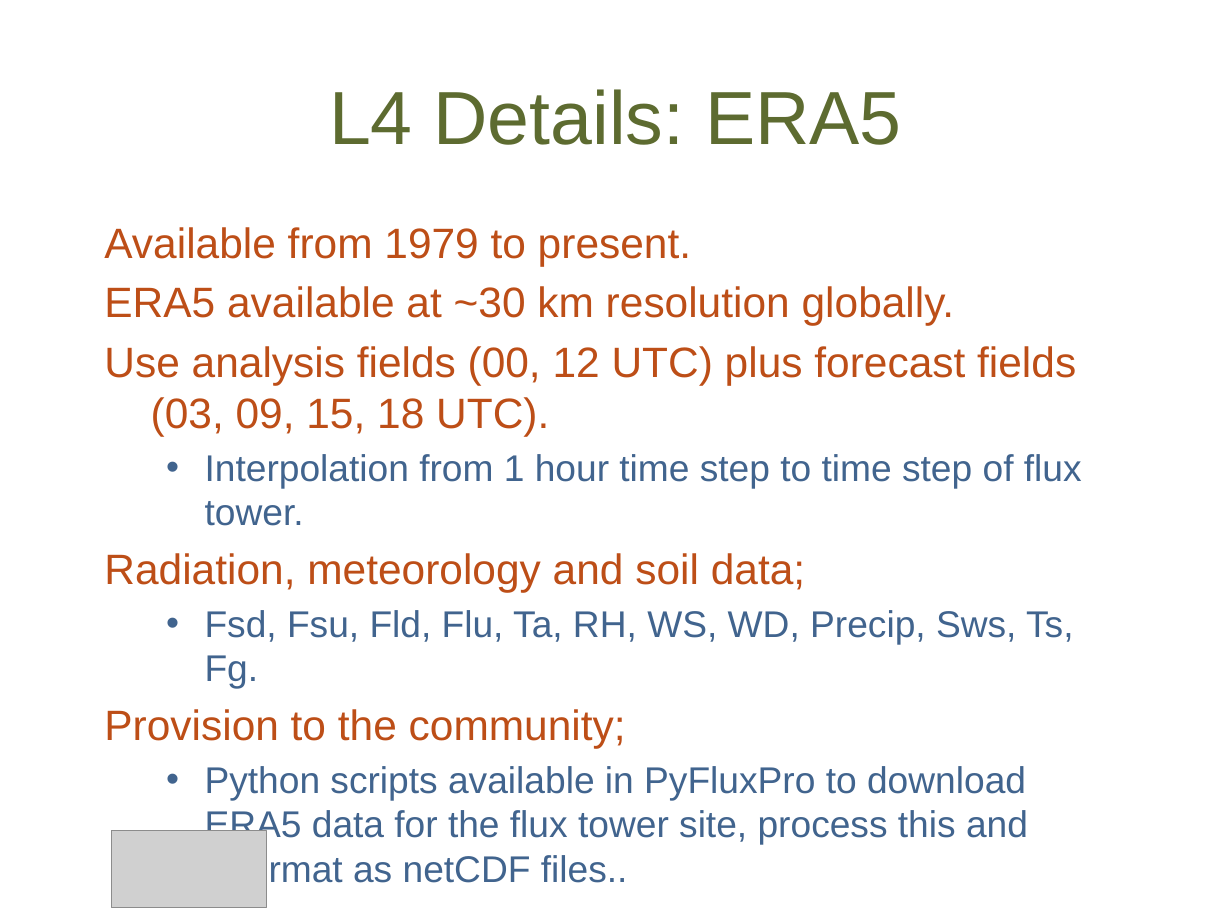
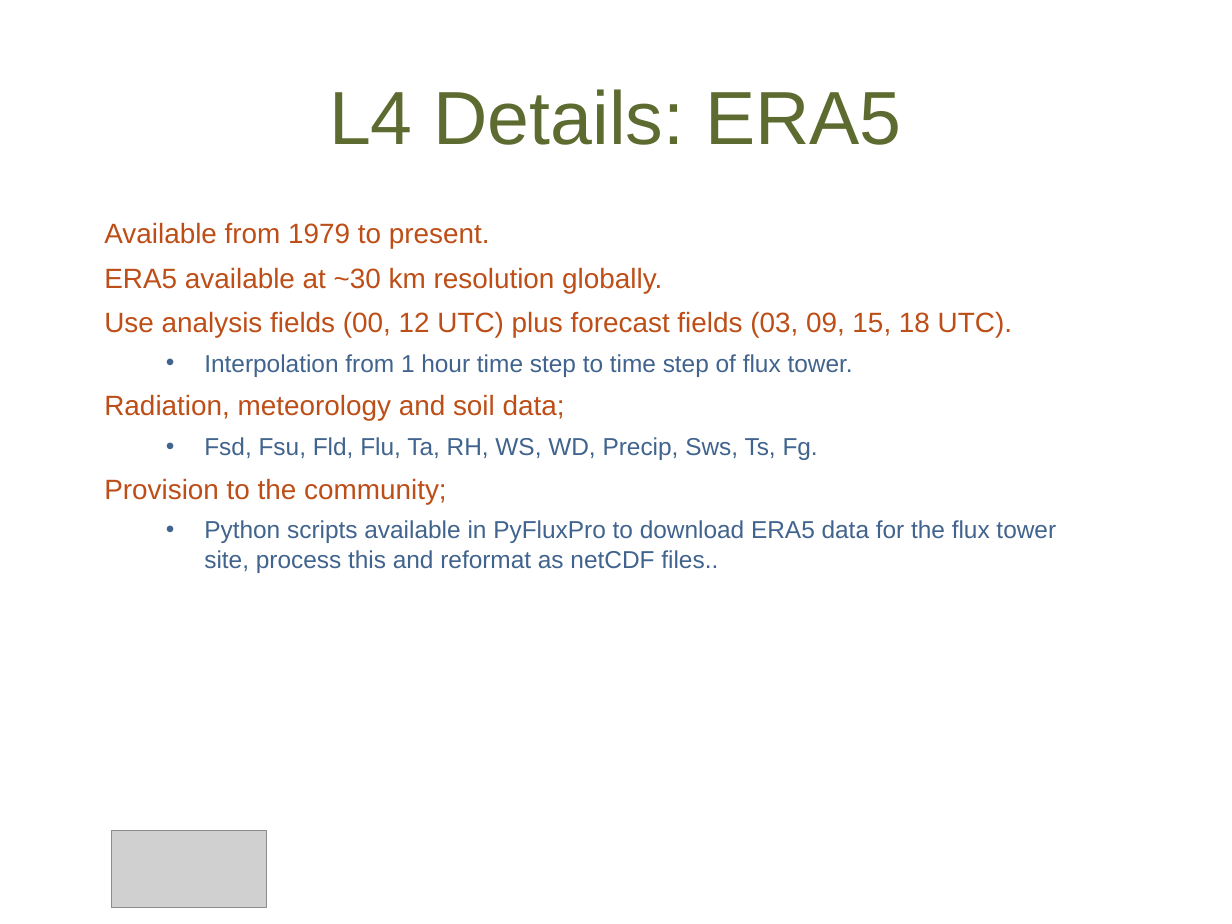
Before and after one commit to OzFlux/PyFluxPro, a slide deck: slide 24 of docs/An_Introduction_to_PyFluxPro.pptx. Drawn at 1232x924 pixels with LibreOffice and Linux fonts; fonts in the diff are those of the drawing; grey boxes stand for pictures; background and template pictures are left out. Boxes give left, top, right and bottom in pixels: in the first picture for what was removed or moved away, otherwise in the second. Text is boxed around its words. In the diff, an @@ line names an element or a change of style, - is before the commit and + after.

```diff
--- a/docs/An_Introduction_to_PyFluxPro.pptx
+++ b/docs/An_Introduction_to_PyFluxPro.pptx
@@ text "Available from 1979 to present." at (104, 222, 1056, 573): size 24.8 to 16.3 pt in "Available from 1979 to present.", "ERA5 available at ~30 km resolution globally.", "Use analysis fields (00, 12 UTC) plus ...", "Radiation, meteorology and soil data;" and 1 more places; size 21.7 to 14.3 pt in "Interpolation from 1 hour time step to ...", "Fsd, Fsu, Fld, Flu, Ta, RH, WS, ...", "Python scripts available in PyFluxPro to download ..."; indent changed; more space between paragraphs @@
```
Also in this commit, not shown: 23 other slides changed.
